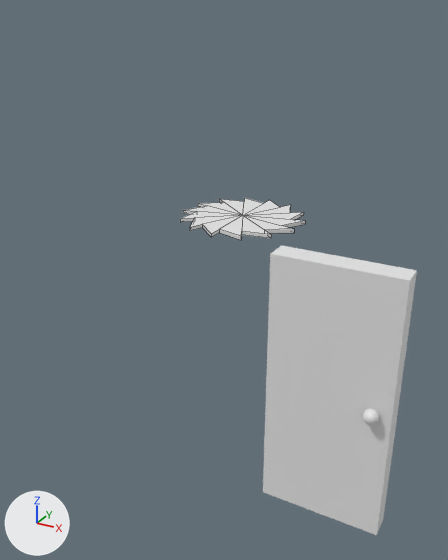
What one commit did to the Blender file Saw.blend.
Before and after are seen from a camera (50 mm lens) standing at (31.3, -61.7, 39.6) and looking at (2.7, -9.6, 13.6). The axes (+X, +Y, +Z) are drawn at lower left. The lights are the same throughout. Mesh edges are drawn as thin lines on the coarser meshes.
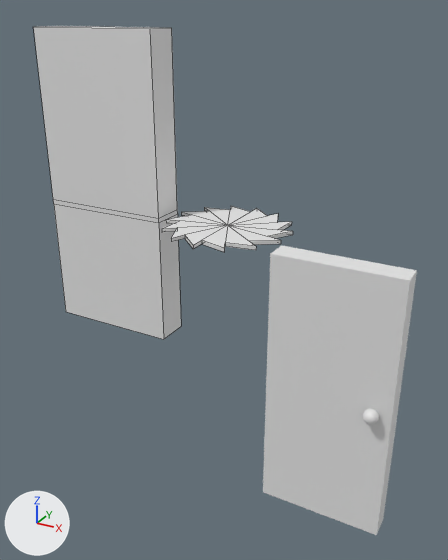
Boxes [x1, y1, x2, y2] around the edits, measured in the pictures (448 x 560 px):
'Cube.002', added: after [34, 26, 177, 218]
'Cube.003', added: after [54, 204, 181, 339]
'Circle', moved: before [180, 198, 305, 240]; after [162, 206, 293, 252]
'Cube.001', added: after [53, 199, 178, 223]

Patch to the scene script:
```diff
--- a/Saw.blend.py
+++ b/Saw.blend.py
@@ me_cube_003 @@
+me_cube_003.from_pydata(...)  # a box spanning x -1.0..1.0, y -1.0..1.0, z -54.1..-1.0
@@ me_cube_002 @@
+me_cube_002.from_pydata(...)  # a box spanning x -1.0..1.0, y -1.0..1.0, z -1.0..69.1
@@ me_cube @@
+me_cube.from_pydata(...)  # a box spanning x -1.0..1.0, y -1.0..1.0, z -1.0..1.0
@@ ob_circle @@
 ob_circle = bpy.data.objects.new('Circle', me_circle)
-ob_circle.location = (0.0, -0.3, 17.6)
+ob_circle.location = (0.2, -4.2, 17.6)
 ob_circle.scale = (7.27, 7.27, 7.27)
@@ ob_cube_003 @@
+ob_cube_003 = bpy.data.objects.new('Cube.003', me_cube_003)
+ob_cube_003.location = (-15.8, -4.0, 17.4)
+ob_cube_003.scale = (7.94, 1.98, 0.285)
@@ ob_cube_002 @@
+ob_cube_002 = bpy.data.objects.new('Cube.002', me_cube_002)
+ob_cube_002.location = (-15.8, -4.0, 17.9)
+ob_cube_002.scale = (7.94, 1.98, 0.285)
@@ ob_cube_001 @@
+ob_cube_001 = bpy.data.objects.new('Cube.001', me_cube)
+ob_cube_001.location = (-15.8, -4.0, 17.4)
+ob_cube_001.scale = (7.94, 1.98, 0.285)
```
